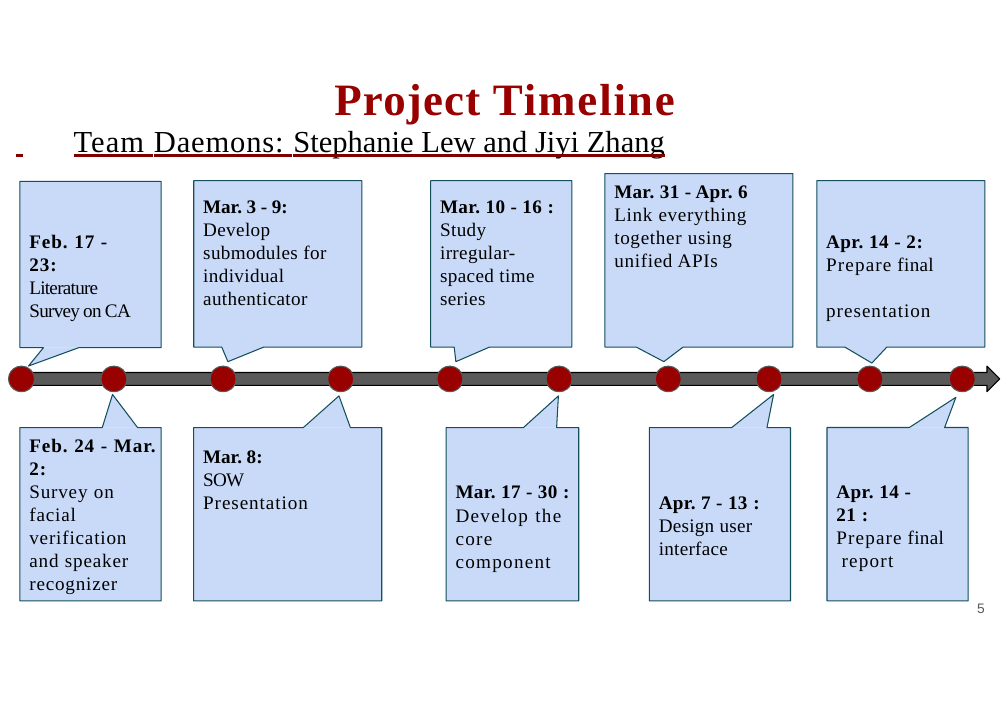
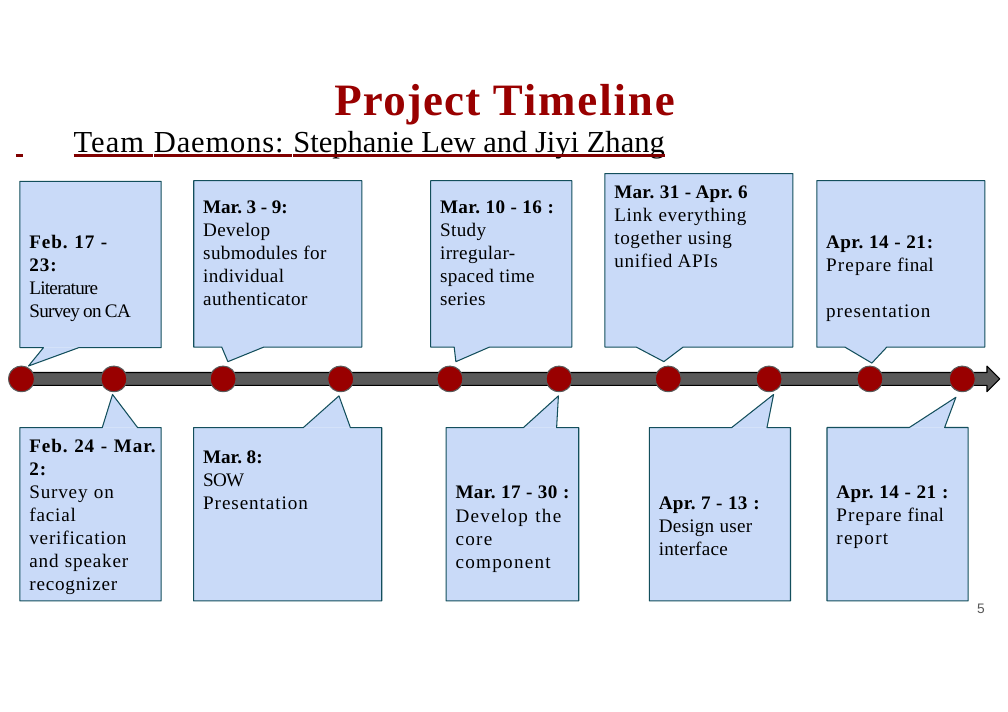
Before and after one commit to slewyh/iot-sec, a slide deck: slide 5 of docs/sow_slides.pptx. Drawn at 1008x712 pixels with LibreOffice and Linux fonts; fonts in the diff are those of the drawing. Boxes give left, top, right and bottom in pixels: in the first picture for what was removed or moved away, otherwise in the second. Text is boxed around its words. In the diff, an @@ line names an element or a change of style, - is before the commit and + after.

```diff
--- a/docs/sow_slides.pptx
+++ b/docs/sow_slides.pptx
@@ text at box(826, 235, 933, 252): text changed @@
-Apr. 14 - 2:
+Apr. 14 - 21:
@@ text "Apr. 14 - 21 :" rewrapped from box(836, 485, 944, 571) to box(836, 485, 944, 548) @@
```
Also in this commit, not shown: 2 other slides changed, 4 slides added, 4 slides removed.
